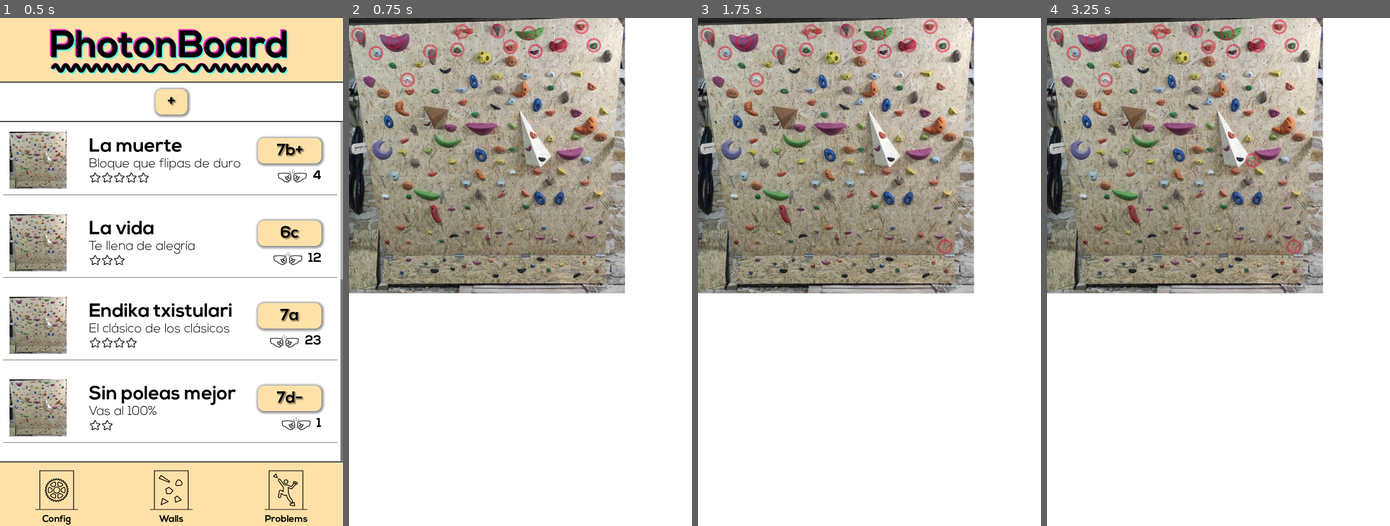
Above: before the commit, frames 1-4 (left to right).
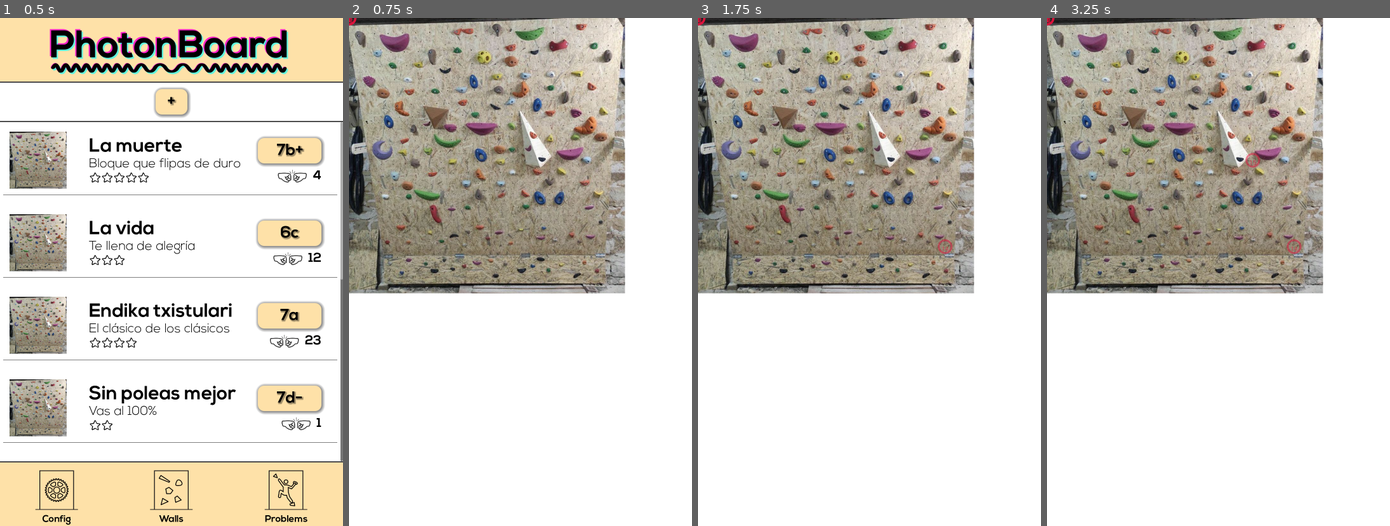
Above: after the commit, the same moments.

Repository: ladecadence/PhotonboardApp
Game: Godot game, scene res://main.tscn
Same seed, same stepped clock (60 frames per second), same inputs: the game is played once before the commit and once after it.
Inputs (mouse positions are in pixels of both pictures, inside the frame that each line leads up to):
- Up to frame 1 (0.5 s): no input
- Up to frame 2 (0.75 s): click "Walls" at 0.5 s
- Up to frame 3 (1.75 s): tap Enter at 1.25 s; move the mouse to (944, 246) at 1.27 s; click (944, 246) at 1.42 s
- Up to frame 4 (3.25 s): tap Space at 2 s; drag from (1149, 297) to (1201, 373) at 2.02 s; tap Enter at 2.75 s; move the mouse to (1252, 160) at 2.77 s; click (1252, 160) at 2.92 s

Frame 1 is identical in both runs. In frame 2, 0.8% of the frame differs, in the area x 0-74%, y 0-14%; in frame 3, 0.8%; in frame 4, 0.8%.
Error after the commit: Trying to assign value of type 'int' to a variable of type 'String'. (res://scripts/Hold.gd:19)

Commit message:
Changed wall and problem IDs to be v4 UUIDs

Diff:
--- a/data/wall.json
+++ b/data/wall.json
@@ -117,7 +117,7 @@
 	  "y": 195
 	}
   ],
-  "id": 6953029355443833000,
+  "id": "1fddf17c-3ddf-4dc7-a3d0-e3ac3d9f8b05",
   "image": "user://wall01.jpg",
   "name": "Rocuadramo"
 }
--- a/scripts/AppManager.gd
+++ b/scripts/AppManager.gd
@@ -13,6 +13,7 @@
 	var img_texture := load(img_texture_path)
 	var image = img_texture.get_image()
 	image.save_jpg("user://wall01.jpg")
+
 
 	# Initial screen
 	load_screen(Screen.PROBLEM_LIST, null)
@@ -53,3 +54,26 @@
 	if data != null and scene.has_method("loadData"):
 		scene.loadData(data)
 	GUI.add_child(scene)
+
+func get_uuid_v4():
+	const BYTE_MASK: int = 0b11111111
+	# 16 random bytes with the bytes on index 6 and 8 modified
+	var b = [
+	randi() & BYTE_MASK, randi() & BYTE_MASK, randi() & BYTE_MASK, randi() & BYTE_MASK,
+	randi() & BYTE_MASK, randi() & BYTE_MASK, ((randi() & BYTE_MASK) & 0x0f) | 0x40, randi() & BYTE_MASK,
+	((randi() & BYTE_MASK) & 0x3f) | 0x80, randi() & BYTE_MASK, randi() & BYTE_MASK, randi() & BYTE_MASK,
+	randi() & BYTE_MASK, randi() & BYTE_MASK, randi() & BYTE_MASK, randi() & BYTE_MASK,
+	]
+
+	return '%02x%02x%02x%02x-%02x%02x-%02x%02x-%02x%02x-%02x%02x%02x%02x%02x%02x' % [
+	# low
+	b[0], b[1], b[2], b[3],
+	# mid
+	b[4], b[5],
+	# hi
+	b[6], b[7],
+	# clock
+	b[8], b[9],
+	# clock
+	b[10], b[11], b[12], b[13], b[14], b[15]
+  ]
--- a/scripts/Hold.gd
+++ b/scripts/Hold.gd
@@ -8,7 +8,7 @@
 const holdColors = [Color(Color.CRIMSON, 0.5) , Color(Color.AQUAMARINE, 0.8), Color(Color.CORAL, 0.8), Color(Color.DEEP_SKY_BLUE, 0.8), Color(Color.VIOLET, 0.8)]
 
 var id: int
-var wallid: int
+var wallid: String
 var x: float
 var y: float
 var type: HOLD_TYPE = HOLD_TYPE.DESIGN
--- a/scripts/Problem.gd
+++ b/scripts/Problem.gd
@@ -4,7 +4,7 @@
 
 #const Hold = preload("res://scripts/Hold.gd")
 
-var id: int
+var id: String
 var wallid: int
 var name : String
 var description : String
@@ -15,7 +15,7 @@
 
 
 func _init(w, n, d, r, g, s):
-	id = ResourceUID.create_id()
+	id = AppManager.get_uuid_v4()
 	wallid = w
 	name = n
 	description = d
--- a/scripts/Wall.gd
+++ b/scripts/Wall.gd
@@ -5,7 +5,7 @@
 #const Hold = preload("res://scripts/Hold.gd")
 #const Problem = preload("res://scripts/Problem.gd")
 
-var id: int
+var id: String
 var name : String
 var description : String
 var adjustable : bool
@@ -16,7 +16,7 @@
 
 
 func _init(n, d, a, dmin, dmax, i):
-	id = ResourceUID.create_id()
+	id = AppManager.get_uuid_v4()
 	name = n
 	description = d
 	adjustable = a
